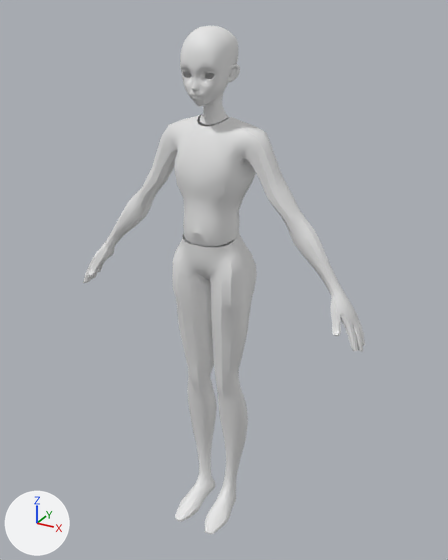
What one commit did to the Blender file docs/characters/임시윤/boyBase.blend.
The view is the same before and after, from a 50 mm camera at (0.853, -1.494, 1.6) aimed at (0.028, 0.007, 0.849). Lighting does not change. The marker at lower left points along +X, +Y and +Z.

Names of what the first picture shows: 'body', 'head', 'leg'.
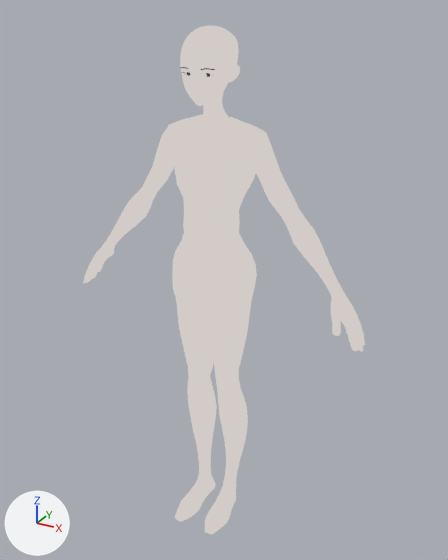
What differs and where, as boxes [x1, y1, x2, y2] in the pictures (448 x 560 px):
'body', recoloured (grey to white)
    both: [83, 115, 365, 352]
'leg', recoloured (grey to white)
    both: [172, 234, 257, 534]
'head', recoloured (grey to white)
    both: [180, 26, 240, 125]

Edits to the bpy script that builds the scene:
```text
Add mat_body:
    mat_body = bpy.data.materials.new('body')
    # nodes: Mix, OutputMaterial, RGB, ValToRGB
    # colours: black #000000, white #ffffff, light grey #e1c3d0, light grey #d2cbc9
Change me_leg_data:
    where me_leg_data.from_pydata(...)  # 643 vertices, 630 faces; spans x -0.001..0.116, y -0.16..0.073, z -0.003..0.991
    add me_leg_data.materials.append(mat_body)
Change me_head_data:
    where me_head_data.from_pydata(...)  # 1031 vertices, 954 faces; spans x 0.0..0.075, y -0.107..0.067, z 1.294..1.537
    add me_head_data.materials.append(mat_body)
Change me_body_data:
    where me_body_data.from_pydata(...)  # 961 vertices, 938 faces; spans x -0.011..0.471, y -0.098..0.059, z 0.74..1.311
    add me_body_data.materials.append(mat_body)
```
